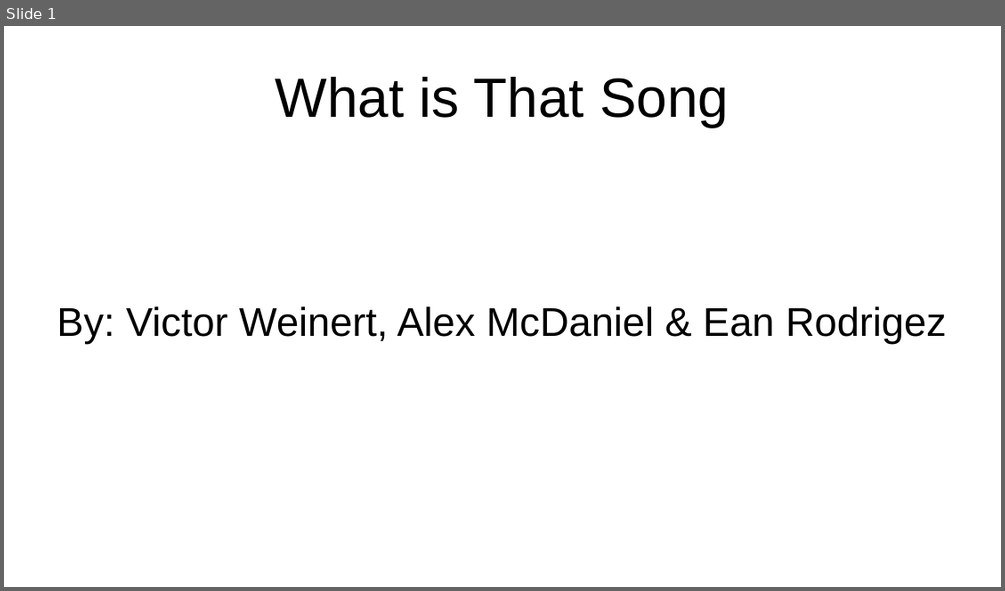
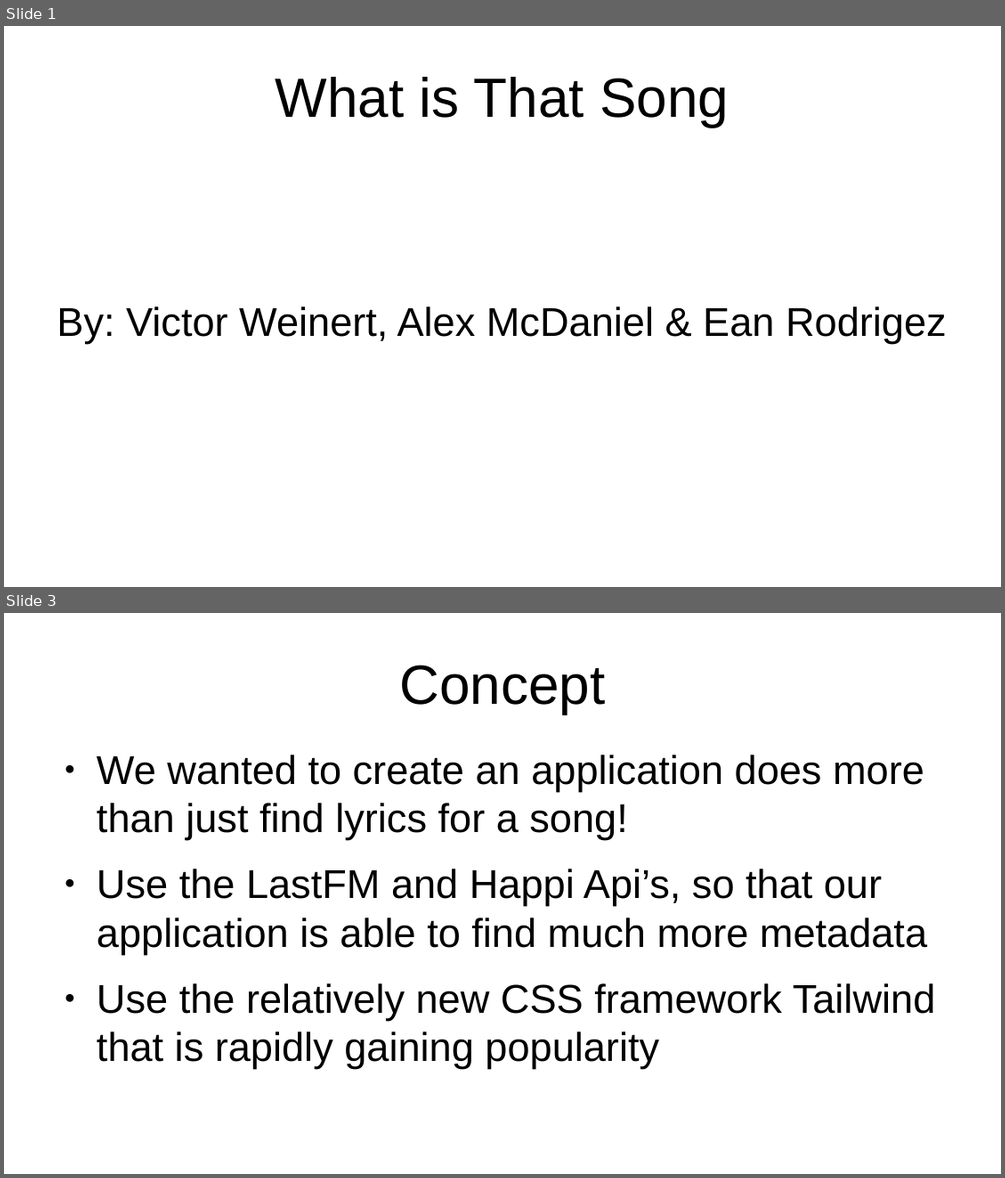
Before and after one commit to alexm1937/what-is-that-song, a slide deck: presentation.odp. Shown one above the other, each under a label of ours: slide 1 before the commit, slides 1 and 3 after it; the slides between them are not shown. The pictures are 1005x591 and 1005x1178 pixels, drawn with LibreOffice and Linux fonts; fonts in the diff are those of the drawing. Boxes give left, top, right and bottom in pixels: in the first picture for what was removed or moved away, otherwise in the second. Text is boxed around its words. In the diff, an @@ line names an element or a change of style, - is before the commit and + after.

```diff
--- a/presentation.odp
+++ b/presentation.odp
@@ slide 3 added at (4, 613, 1001, 1174), background #FFFFFF @@
@@ title added at (399, 665, 605, 714), 44 pt, text #000000 @@
+Concept
@@ text added at (97, 755, 936, 1069), 32 pt, text #000000 @@
+● We wanted to create an application does more than just find lyrics for a song!
+● Use the LastFM and Happi Api’s, so that our application is able to find much more metadata
+● Use the relatively new CSS framework Tailwind that is rapidly gaining popularity
```
Also in this commit, not shown: 4 slides changed, 2 other slides added, 1 slide removed, 1 other file.
